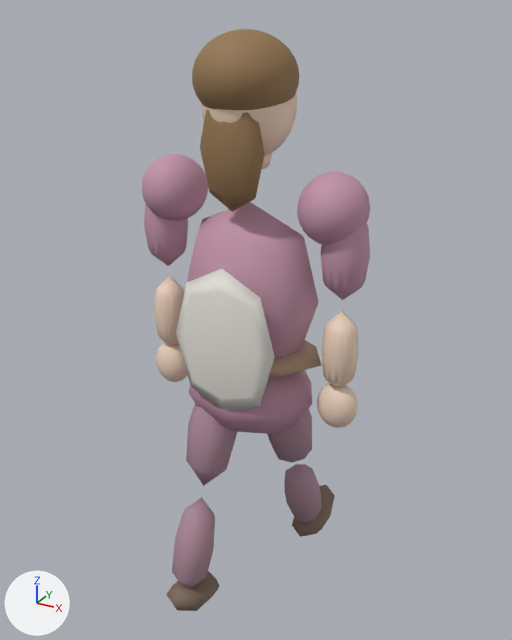
One commit to the glTF model models/npc_woman.glb: the scene before it, then after it.
The view is the same before and after, from a camera (50 mm lens) standing at (0.985, -1.754, 1.909) and looking at (-0.019, 0.07, 0.996). The axes (+X, +Y, +Z) are drawn at lower left. The lights are the same throughout. The older version comes first. Where no turn or scale is listed for an object, it has been applied to the vertices.

In view in the first picture: 'ArmL', 'ArmR', 'Body', 'LegL', 'LegR'.
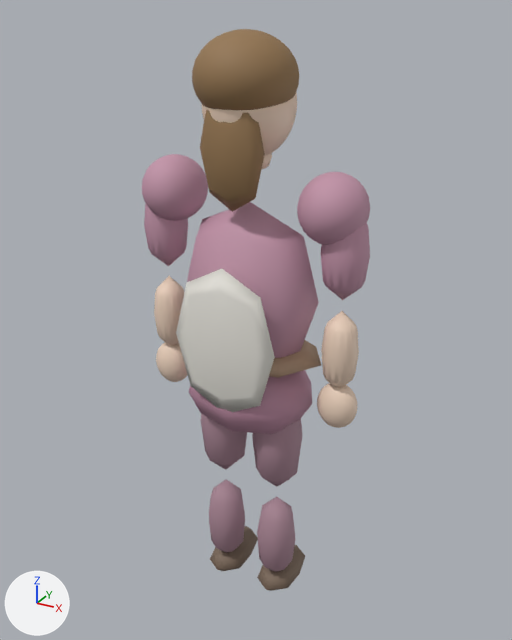
What differs and where, as boxes [x1, y1, x2, y2] in the pictures (512 x 640 px):
'LegR', turned
    before: [166, 404, 237, 611]
    after: [200, 413, 258, 571]
'LegL', turned
    before: [267, 409, 335, 537]
    after: [252, 418, 305, 591]

Edits to the bpy script that builds the scene:
```text
Change ob_legl:
    ob_legl.rotation_euler: (0.349, 0.0, 0.0) -> (0.0, 0.0, 0.0)  # degrees (20, 0, 0) -> degrees (0, 0, 0)
Change ob_legr:
    ob_legr.rotation_euler: (-0.349, 0.0, 0.0) -> (0.0, 0.0, 0.0)  # degrees (-20, 0, 0) -> degrees (0, 0, 0)
```
